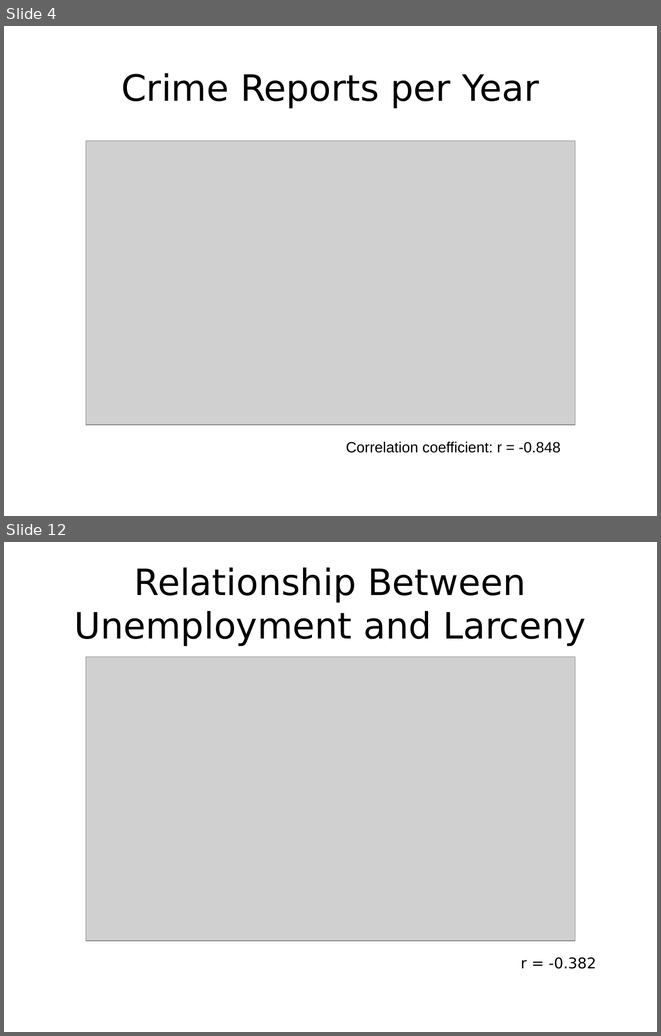
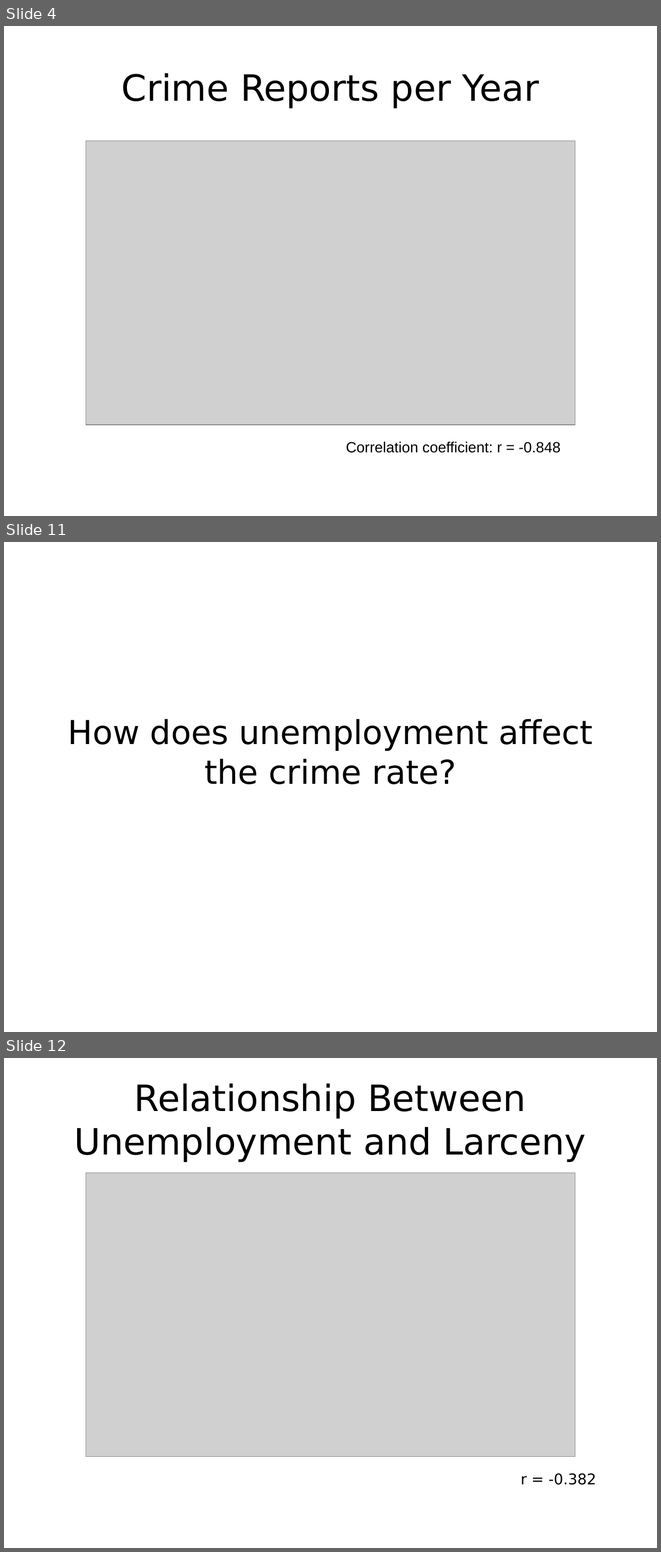
Before and after one commit to ptrbates/portland_crime_analysis, a slide deck: docs/Bates_presentation.pptx. Shown one above the other, each under a label of ours: slides 4 and 12 before the commit, slides 4, 11 and 12 after it; the slides between them are not shown. The pictures are 661x1036 and 661x1552 pixels, drawn with LibreOffice and Linux fonts; fonts in the diff are those of the drawing; grey boxes stand for pictures. Boxes give left, top, right and bottom in pixels: in the first picture for what was removed or moved away, otherwise in the second. Text is boxed around its words. In the diff, an @@ line names an element or a change of style, - is before the commit and + after.

```diff
--- a/docs/Bates_presentation.pptx
+++ b/docs/Bates_presentation.pptx
@@ slide 11 added at (4,542,657,1032), background #FFFFFF @@
@@ text added at (68,718,592,784), 40 pt, text #000000 @@
+How does unemployment affect the crime rate?
```
Also in this commit, not shown: 8 slides changed, 4 other slides added, 10 other files.
